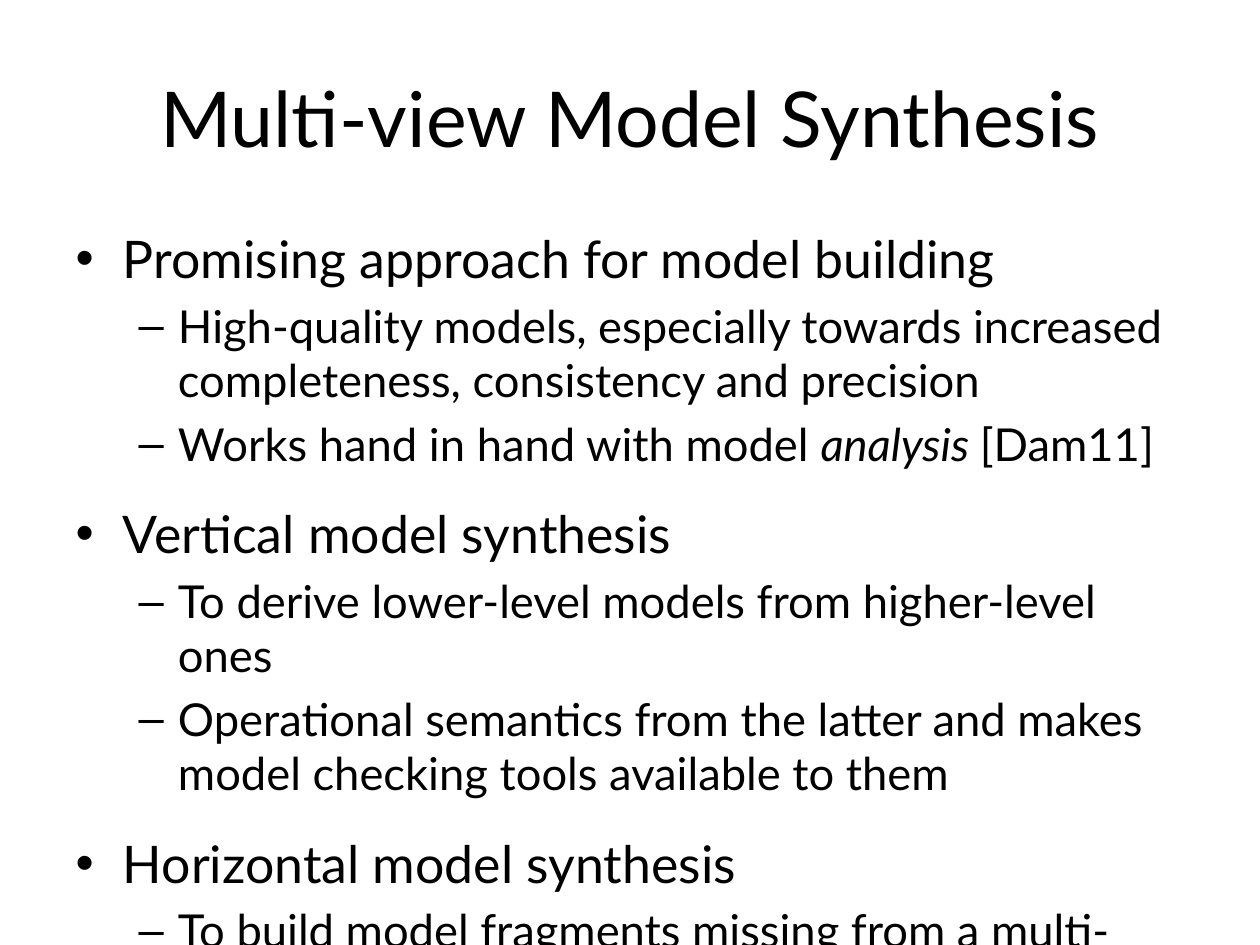
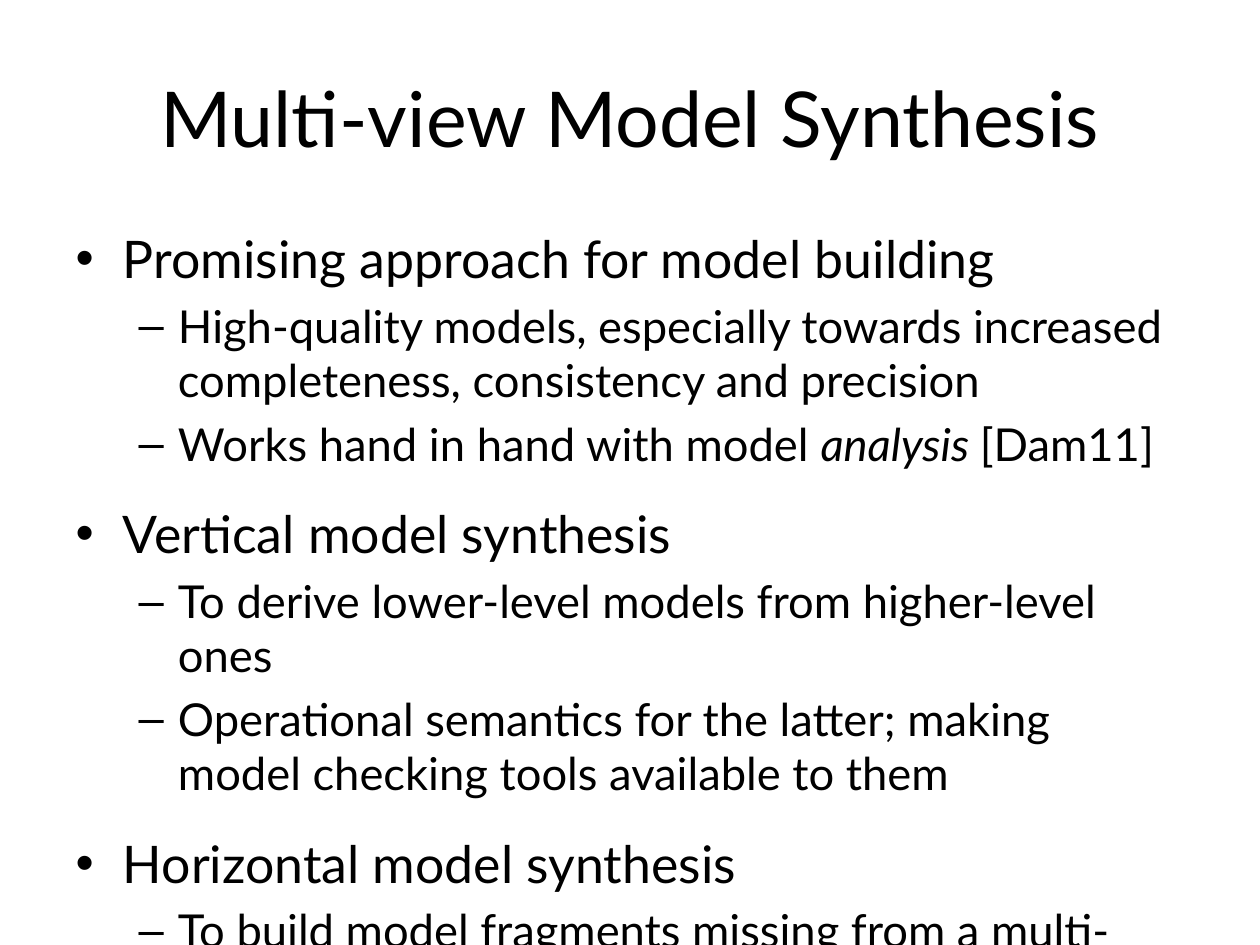
Before and after one commit to blambeau/phd, a slide deck: slide 6 of private-defense/slides.pptx. Drawn at 1260x945 pixels with LibreOffice and Linux fonts; fonts in the diff are those of the drawing. Boxes give left, top, right and bottom in pixels: in the first picture for what was removed or moved away, otherwise in the second. Text is boxed around its words. In the diff, an @@ line names an element or a change of style, - is before the commit and + after.

```diff
--- a/private-defense/slides.pptx
+++ b/private-defense/slides.pptx
@@ text at (178, 702, 1050, 799): text changed @@
-  – Operational semantics from the latter and makes model checking tools available to them
+  – Operational semantics for the latter; making model checking tools available to them
```
Also in this commit, not shown: 3 other slides changed.
